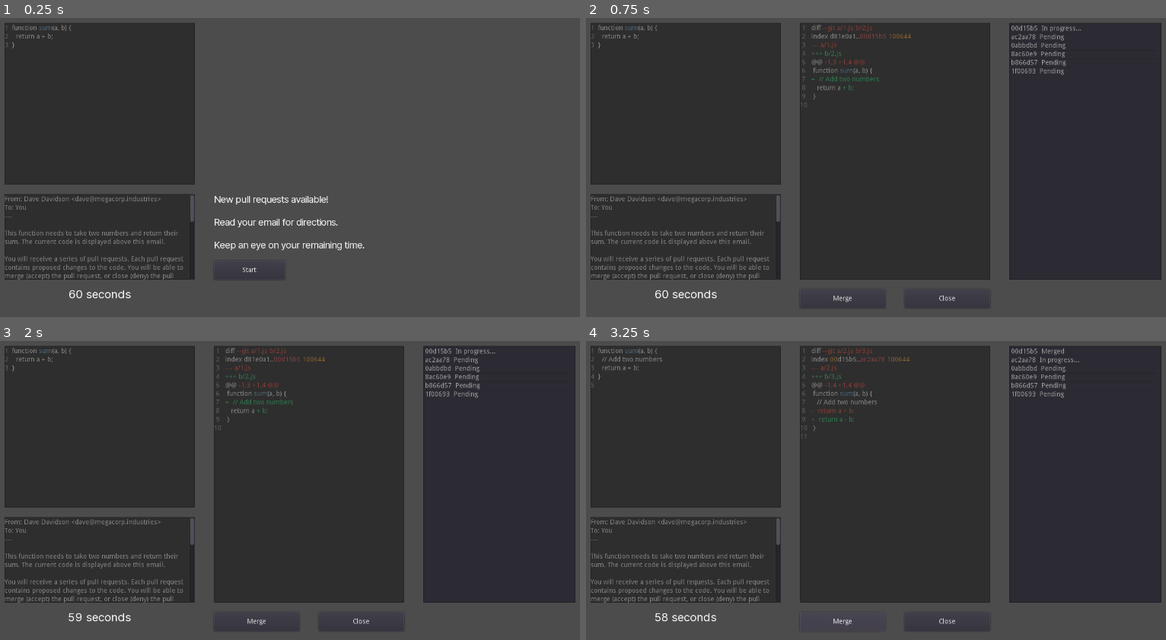
Above: before the commit, frames 1-4 (two rows, left to right).
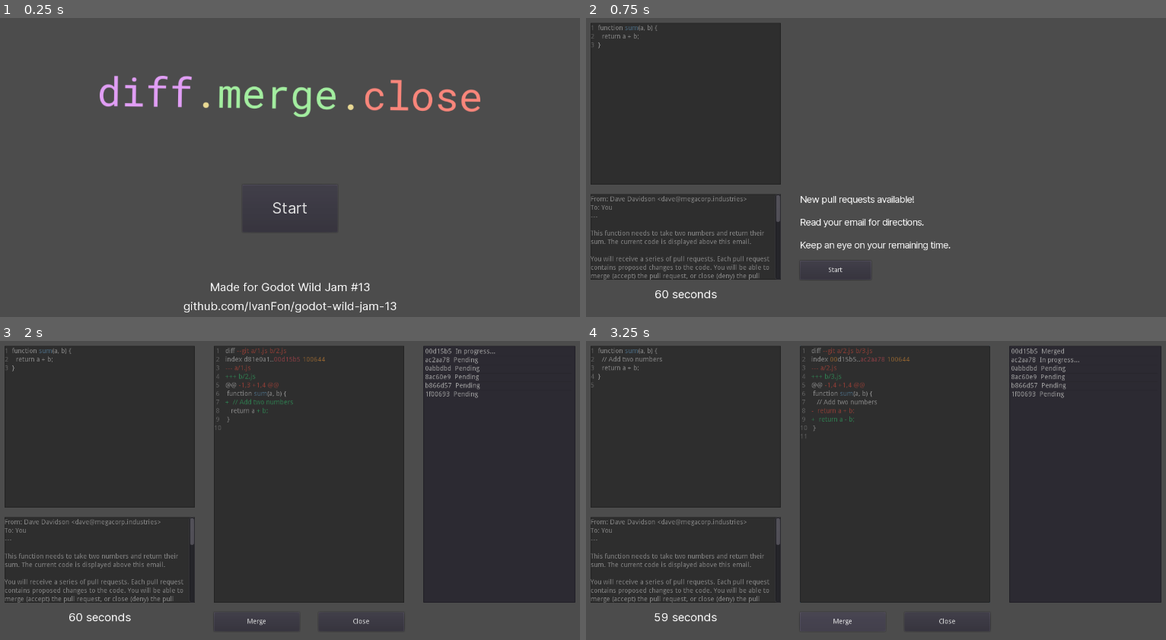
Above: after the commit, the same moments.

Repository: IvanFon/godot-wild-jam-13
Game: Godot game, scene res://Scenes/Menu.tscn
The game is run twice, just before and just after one commit, with the same random seed, the same clock (stepped at 60 frames per second) and the same inputs. Before the commit the project starts from res://Scenes/Game.tscn.
Inputs (mouse positions are in pixels of both pictures, inside the frame that each line leads up to):
- Up to frame 1 (0.25 s): no input
- Up to frame 2 (0.75 s): click "Start" at 0.5 s
- Up to frame 3 (2 s): click (249, 592) at 1.25 s, where only the run after the commit has a clickable "Start"
- Up to frame 4 (3.25 s): click "Merge" at 2 s; hold Up from 2.78 s (still down); hold Ctrl from 2.78 s (still down)

The runs differ from the first frame. In frame 1, 29% of the frame differs, in the area x 0-83%, y 1-99%; in frame 2, 50%, in the area x 36-100%, y 1-96%; in frame 3, less than 0.1%; in frame 4, 0.1%.

Commit message:
Add menu screen

Diff:
--- /dev/null
+++ b/Scenes/Menu.tscn
@@ -0,0 +1,96 @@
+[gd_scene load_steps=8 format=2]
+
+[ext_resource path="res://Scripts/Menu.gd" type="Script" id=1]
+[ext_resource path="res://Scenes/Game.tscn" type="PackedScene" id=2]
+[ext_resource path="res://assets/logo/logo.png" type="Texture" id=3]
+[ext_resource path="res://assets/fonts/Inter-Regular.ttf" type="DynamicFontData" id=4]
+
+[sub_resource type="Animation" id=1]
+resource_name = "title_spin"
+length = 4.0
+loop = true
+tracks/0/type = "value"
+tracks/0/path = NodePath(".:rect_rotation")
+tracks/0/interp = 1
+tracks/0/loop_wrap = true
+tracks/0/imported = false
+tracks/0/enabled = true
+tracks/0/keys = {
+"times": PoolRealArray( 1, 3 ),
+"transitions": PoolRealArray( 0.933033, 0.965937 ),
+"update": 0,
+"values": [ 3.0, -3.0 ]
+}
+
+[sub_resource type="DynamicFont" id=2]
+size = 32
+use_mipmaps = true
+use_filter = true
+font_data = ExtResource( 4 )
+
+[sub_resource type="DynamicFont" id=3]
+size = 24
+use_mipmaps = true
+use_filter = true
+font_data = ExtResource( 4 )
+
+[node name="Menu" type="Control"]
+anchor_right = 1.0
+anchor_bottom = 1.0
+script = ExtResource( 1 )
+GameScene = ExtResource( 2 )
+
+[node name="TextureRect" type="TextureRect" parent="."]
+anchor_left = 0.5
+anchor_top = 0.5
+anchor_right = 0.5
+anchor_bottom = 0.5
+margin_left = -400.0
+margin_top = -185.0
+margin_right = 400.0
+margin_bottom = -102.0
+rect_rotation = 0.0724416
+rect_pivot_offset = Vector2( 400, 41 )
+texture = ExtResource( 3 )
+
+[node name="AnimationPlayer" type="AnimationPlayer" parent="TextureRect"]
+anims/title_spin = SubResource( 1 )
+
+[node name="StartButton" type="Button" parent="."]
+anchor_left = 0.5
+anchor_top = 0.5
+anchor_right = 0.5
+anchor_bottom = 0.5
+margin_left = -100.0
+margin_top = 40.0
+margin_right = 100.0
+margin_bottom = 140.0
+custom_fonts/font = SubResource( 2 )
+text = "Start"
+
+[node name="Label" type="Label" parent="."]
+anchor_left = 0.5
+anchor_top = 1.0
+anchor_right = 0.5
+anchor_bottom = 1.0
+margin_left = -168.5
+margin_top = -120.0
+margin_right = 168.5
+margin_bottom = -90.0
+custom_fonts/font = SubResource( 3 )
+text = "Made for Godot Wild Jam #13"
+align = 1
+
+[node name="Label2" type="Label" parent="."]
+anchor_left = 0.5
+anchor_top = 1.0
+anchor_right = 0.5
+anchor_bottom = 1.0
+margin_left = -224.5
+margin_top = -80.0
+margin_right = 224.5
+margin_bottom = -50.0
+custom_fonts/font = SubResource( 3 )
+text = "github.com/IvanFon/godot-wild-jam-13"
+align = 1
+[connection signal="pressed" from="StartButton" to="." method="_on_StartButton_pressed"]
--- /dev/null
+++ b/Scripts/Menu.gd
@@ -0,0 +1,9 @@
+extends Control
+
+export (PackedScene) var GameScene: PackedScene
+
+func _ready() -> void:
+	$TextureRect/AnimationPlayer.play('title_spin')
+
+func _on_StartButton_pressed() -> void:
+	get_tree().change_scene_to(GameScene)
--- /dev/null
+++ b/assets/logo/logo.svg
@@ -0,0 +1,81 @@
+<?xml version="1.0" encoding="UTF-8" standalone="no"?>
+<!-- Created with Inkscape (http://www.inkscape.org/) -->
+
+<svg
+   xmlns:dc="http://purl.org/dc/elements/1.1/"
+   xmlns:cc="http://creativecommons.org/ns#"
+   xmlns:rdf="http://www.w3.org/1999/02/22-rdf-syntax-ns#"
+   xmlns:svg="http://www.w3.org/2000/svg"
+   xmlns="http://www.w3.org/2000/svg"
+   xmlns:sodipodi="http://sodipodi.sourceforge.net/DTD/sodipodi-0.dtd"
+   xmlns:inkscape="http://www.inkscape.org/namespaces/inkscape"
+   width="210mm"
+   height="297mm"
+   viewBox="0 0 210 297"
+   version="1.1"
+   id="svg8"
+   inkscape:version="0.92.4 5da689c313, 2019-01-14"
+   sodipodi:docname="logo.svg">
+  <defs
+     id="defs2" />
+  <sodipodi:namedview
+     id="base"
+     pagecolor="#4c4c4c"
+     bordercolor="#666666"
+     borderopacity="1.0"
+     inkscape:pageopacity="1"
+     inkscape:pageshadow="2"
+     inkscape:zoom="0.7"
+     inkscape:cx="-101.03649"
+     inkscape:cy="691.54893"
+     inkscape:document-units="mm"
+     inkscape:current-layer="layer1"
+     showgrid="false"
+     showborder="false"
+     inkscape:window-width="1598"
+     inkscape:window-height="873"
+     inkscape:window-x="0"
+     inkscape:window-y="25"
+     inkscape:window-maximized="0" />
+  <metadata
+     id="metadata5">
+    <rdf:RDF>
+      <cc:Work
+         rdf:about="">
+        <dc:format>image/svg+xml</dc:format>
+        <dc:type
+           rdf:resource="http://purl.org/dc/dcmitype/StillImage" />
+        <dc:title></dc:title>
+      </cc:Work>
+    </rdf:RDF>
+  </metadata>
+  <g
+     inkscape:label="Layer 1"
+     inkscape:groupmode="layer"
+     id="layer1">
+    <flowRoot
+       xml:space="preserve"
+       id="flowRoot815"
+       style="font-style:normal;font-variant:normal;font-weight:normal;font-stretch:normal;font-size:8px;line-height:1.25;font-family:'Arial MT';-inkscape-font-specification:'Arial MT';letter-spacing:0px;word-spacing:0px;fill:#000000;fill-opacity:1;stroke:none"
+       transform="scale(0.26458333)"
+       inkscape:export-xdpi="126.73921"
+       inkscape:export-ydpi="126.73921"><flowRegion
+         id="flowRegion817"><rect
+           id="rect819"
+           width="2100"
+           height="657.14288"
+           x="-211.42857"
+           y="322.51968" /></flowRegion><flowPara
+         id="flowPara821"
+         style="font-size:64.00000081px;-inkscape-font-specification:'RobotoMono Nerd Font';font-family:'RobotoMono Nerd Font';font-weight:normal;font-style:normal;font-stretch:normal;font-variant:normal"><flowSpan
+           style="fill:#e19ef5;fill-opacity:1"
+           id="flowSpan823">diff</flowSpan><flowSpan
+           style="fill:#e9d994;fill-opacity:1"
+           id="flowSpan829">.</flowSpan><flowSpan
+           style="fill:#a3eea0;fill-opacity:1"
+           id="flowSpan825">merge</flowSpan><flowSpan
+           style="fill:#e9d994;fill-opacity:1"
+           id="flowSpan831">.</flowSpan><flowSpan
+           style="fill:#f9867b;fill-opacity:1"
+           id="flowSpan827">close</flowSpan></flowPara></flowRoot>  </g>
+</svg>
--- a/project.godot
+++ b/project.godot
@@ -16,7 +16,7 @@
 [application]
 
 config/name="Godot Wild Jam 13"
-run/main_scene="res://Scenes/Game.tscn"
+run/main_scene="res://Scenes/Menu.tscn"
 config/icon="res://icon.png"
 
 [autoload]
Binary file added: assets/logo/logo.png
Not shown, added: assets/logo/logo.png.import
Not shown, added: assets/logo/logo.svg.import
